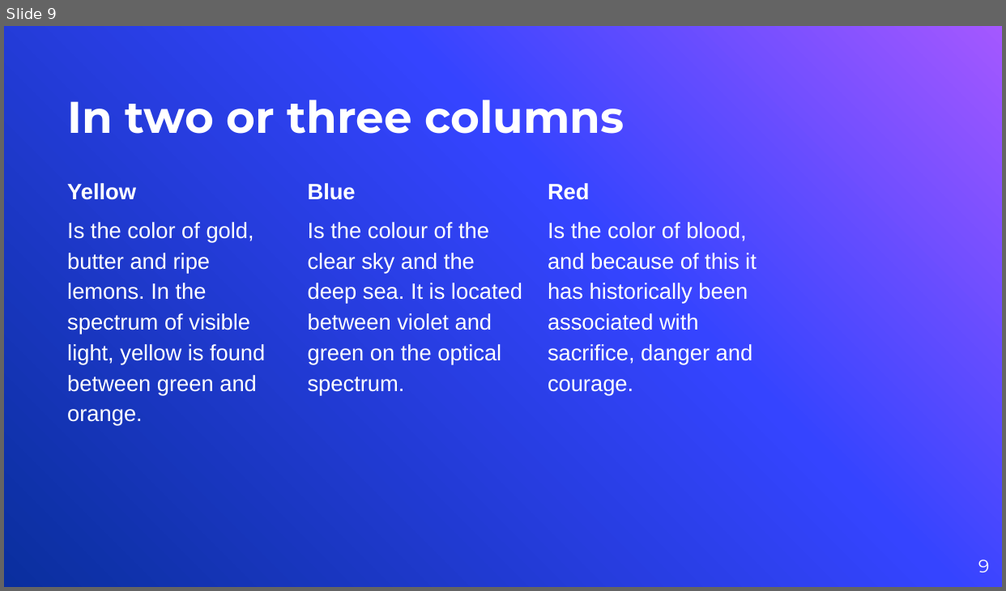
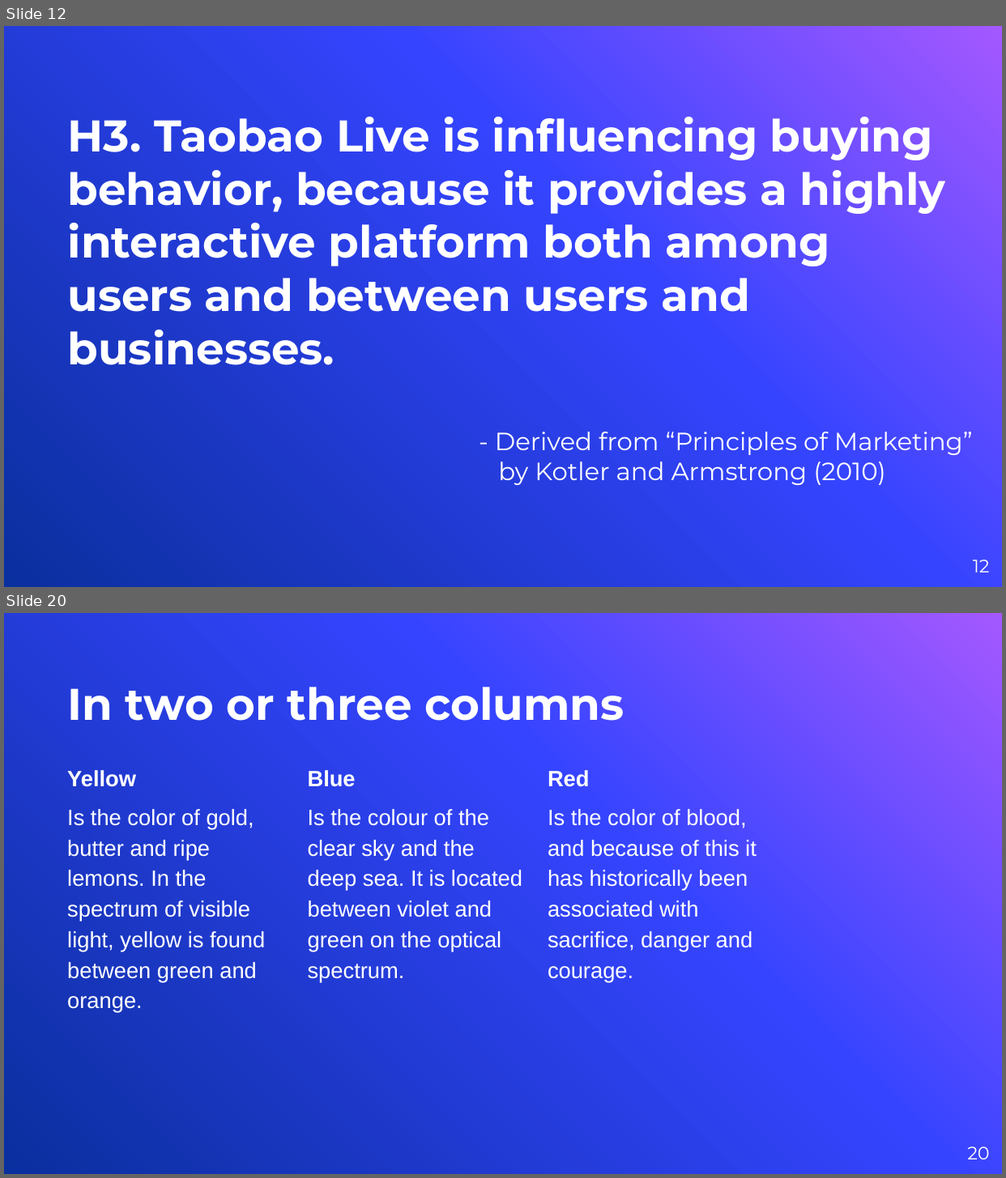
Before and after one commit to vyacheslav-polyakov/thesis, a slide deck: !Defense Slides.pptx. Shown one above the other, each under a label of ours: slide 9 before the commit, slides 12 and 20 after it; the slides between them are not shown. The pictures are 1006x591 and 1006x1178 pixels, drawn with LibreOffice and Linux fonts; fonts in the diff are those of the drawing; background and template pictures are left out. Boxes give left, top, right and bottom in pixels: in the first picture for what was removed or moved away, otherwise in the second. Text is boxed around its words. In the diff, an @@ line names an element or a change of style, - is before the commit and + after.

```diff
--- a/!Defense Slides.pptx
+++ b/!Defense Slides.pptx
@@ slide 12 added at (x1=4, y1=26, x2=1002, y2=587), background picture (left out) @@
@@ title added at (x1=68, y1=117, x2=946, y2=365), 32 pt, text #FFFFFF, bold @@
+H3. Taobao Live is influencing buying behavior, because it provides a highly interactive platform both among users and between users and businesses.
@@ text added at (x1=495, y1=432, x2=973, y2=485), 18 pt, text #FFFFFF @@
+- Derived from “Principles of Marketing”
+by Kotler and Armstrong (2010)
@@ page number added at (x1=973, y1=560, x2=990, y2=573), 13 pt, text #FFFFFF @@
+12
@@ what was slide 9 is now slide 20 @@
@@ page number at (x1=967, y1=1147, x2=989, y2=1160): text changed @@
-9
+20
```
Also in this commit, not shown: 5 slides changed, 18 other slides added, 10 slides removed, 30 other files.
